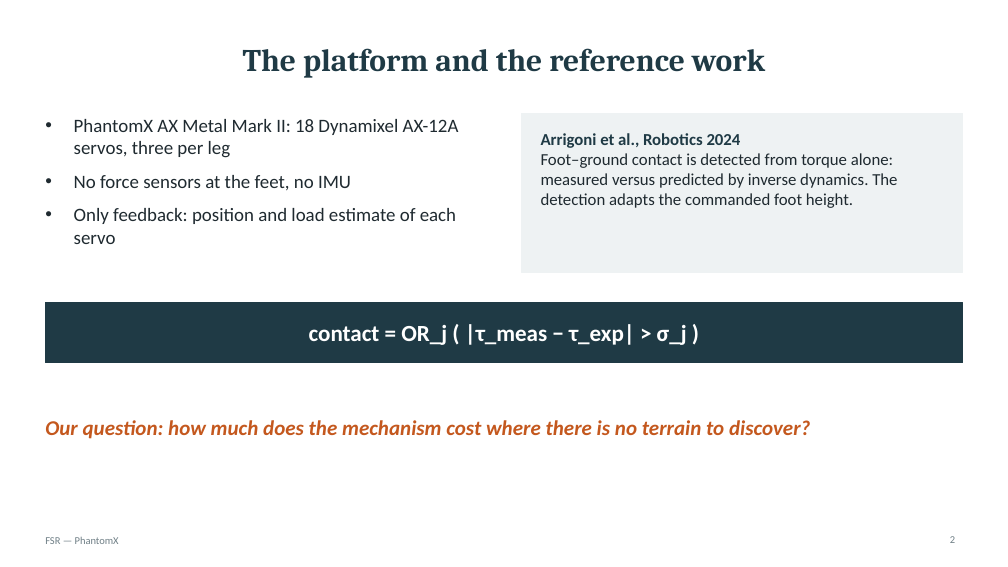
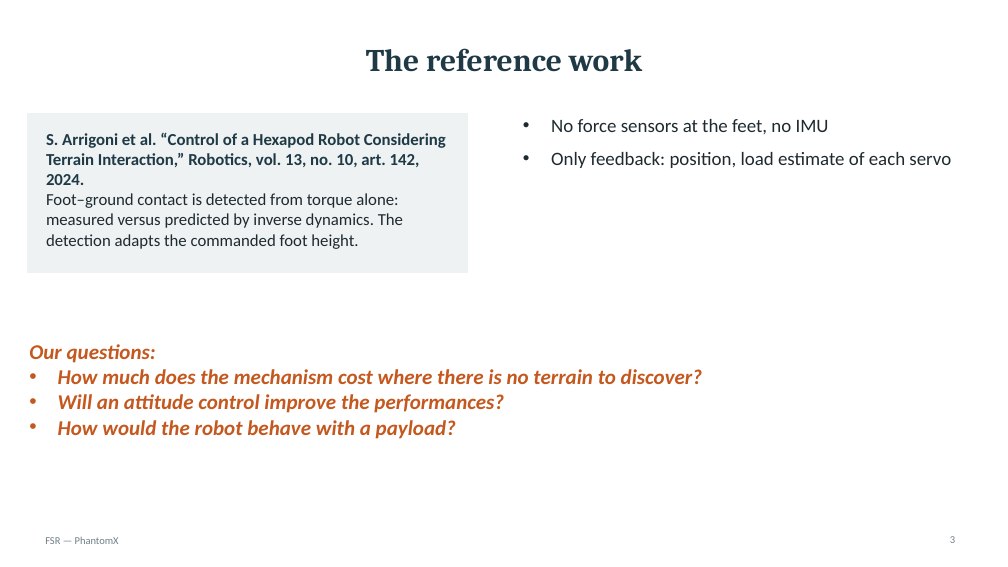
Before and after one commit to eroscribello/FSR, a slide deck: slide 3 of presentazione/FSR_phantomx_presentation.pptx (slide 2 before the commit). Drawn at 1008x567 pixels with LibreOffice and Linux fonts; fonts in the diff are those of the drawing. Boxes give left, top, right and bottom in pixels: in the first picture for what was removed or moved away, otherwise in the second. Text is boxed around its words. In the diff, an @@ line names an element or a change of style, - is before the commit and + after.

Commit message:
update ppt

```diff
--- a/presentazione/FSR_phantomx_presentation.pptx
+++ b/presentazione/FSR_phantomx_presentation.pptx
@@ title at bbox=[366, 48, 642, 72]: text changed @@
-The platform and the reference work
+The reference work
@@ rectangle: place and size @@
-rectangle at bbox=[522, 113, 963, 272]
+rectangle at bbox=[27, 113, 468, 272]
@@ text at bbox=[74, 119, 459, 158]: paragraph removed @@
-• PhantomX AX Metal Mark II: 18 Dynamixel AX-12A servos, three per leg
@@ text "No force sensors at the ...": place and size @@
-text "No force sensors at the ..." at bbox=[74, 119, 459, 244]
+text "No force sensors at the ..." at bbox=[551, 119, 951, 168]
@@ text at bbox=[46, 133, 446, 185]: text changed @@
-Arrigoni et al., Robotics 2024
+S. Arrigoni et al. “Control of a Hexapod Robot Considering Terrain Interaction,” Robotics, vol. 13, no. 10, art. 142, 2024.
@@ text "S. Arrigoni et al. “Control ...": place and size @@
-text "S. Arrigoni et al. “Control ..." at bbox=[541, 133, 897, 208]
+text "S. Arrigoni et al. “Control ..." at bbox=[46, 133, 446, 249]
@@ text at bbox=[551, 152, 951, 168]: text changed @@
-• Only feedback: position and load estimate of each servo
+• Only feedback: position, load estimate of each servo
@@ rectangle removed at bbox=[45, 302, 963, 363] @@
@@ text removed at bbox=[309, 324, 687, 345] @@
-contact = OR_j ( |τ_meas − τ_exp| > σ_j )
@@ text at bbox=[29, 344, 702, 435]: text changed @@
-Our question: how much does the mechanism cost where there is no terrain to discover?
+Our questions:
+• How much does the mechanism cost where there is no terrain to discover?
+• Will an attitude control improve the performances?
+• How would the robot behave with a payload?
```
Also in this commit, not shown: 24 other slides changed, 4 slides added, 2 slides removed, 3 other files.
